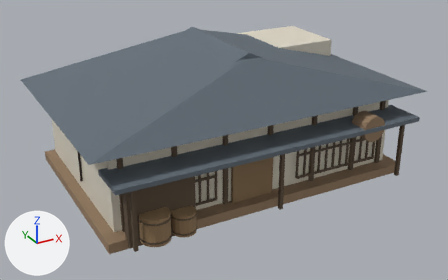
One commit to the Blender file godot/assets/blender/sources/asset_proof_sake_shop.blend: the scene before it, then after it.
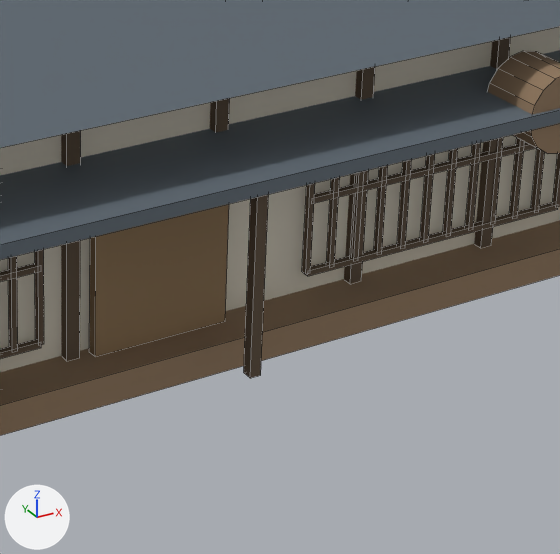
Each version appears first whole from a 50 mm lens placed at (-10.91, -20.29, 11.22), pointed at (-0.16, -0.74, 1.45), and next in a close-up on the part from 46% to 83% of the width and 34% to 94% of the height. Every picture has the same lights, and +X, +Y and +Z are marked at lower left. The first two pictures are the older version. The close-ups show mesh edges as thin lines.

Names of what the first close-up shows: 'asset_proof_sake_shop'.
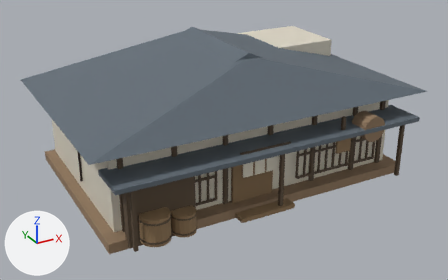
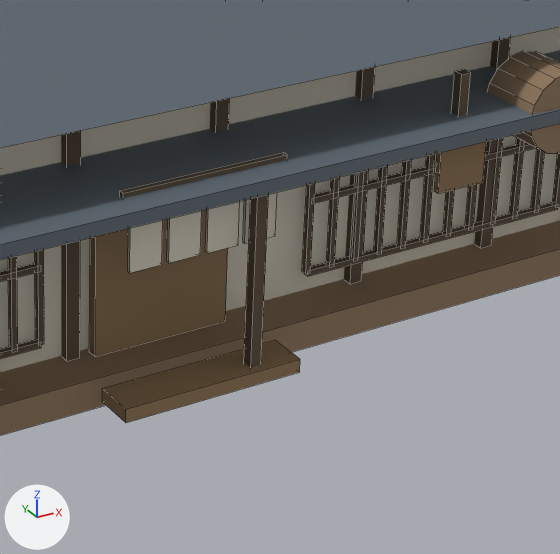
The change, as a list of edits to the scene's bpy script:
```text
Change me_立方體:
    used by ob_asset_proof_sake_shop; location = (0.0, 0.0, 0.0)
    remove me_立方體.from_pydata(...)  # 646 vertices, 442 faces; spans x -6.6..6.6, y -4.91..4.45, z 0.0..5.3
    add me_立方體.from_pydata(...)  # 710 vertices, 490 faces; spans x -6.6..6.6, y -4.91..4.45, z 0.0..5.3
    me_立方體 part 1: a new loose piece, a box spanning x -1.47..-1.09, y -4.447..-4.412, z 1.77..2.59, in mat_plaster (pale yellow #ddd6c5)
    me_立方體 part 2: a new loose piece, a box spanning x -1.01..-0.63, y -4.447..-4.412, z 1.77..2.59, in mat_plaster (pale yellow #ddd6c5)
    me_立方體 part 3: a new loose piece, a box spanning x -0.55..-0.17, y -4.447..-4.412, z 1.77..2.59, in mat_plaster (pale yellow #ddd6c5)
    me_立方體 part 4: a new loose piece, a box spanning x -0.09..0.29, y -4.447..-4.412, z 1.77..2.59, in mat_plaster (pale yellow #ddd6c5)
    me_立方體 part 5: a new loose piece, a box spanning x -1.565..0.385, y -4.465..-4.395, z 2.575..2.685, in mat_wood (brown #5d4d3c)
    me_立方體 part 6: a new loose piece, a box spanning x 2.66..2.78, y -4.4..-4.28, z 2.01..3.11, in mat_wood (brown #5d4d3c)
    me_立方體 part 7: a new loose piece, a box spanning x 2.41..3.03, y -4.465..-4.395, z 1.79..2.57, in mat_wood_lt (brown #907655)
    me_立方體 part 8: a new loose piece, a box spanning x -1.65..0.5, y -4.72..-4.24, z 0.22..0.38, in mat_wood_lt (brown #907655)
```

Pixel boxes (x1, y1, x2, y2) of what changed, in the close-ups (560 x 554 px):
part 1 of me_立方體, added (pale yellow): after (128, 220, 163, 273)
part 2 of me_立方體, added (pale yellow): after (167, 211, 202, 263)
part 3 of me_立方體, added (pale yellow): after (205, 201, 240, 253)
part 4 of me_立方體, added (pale yellow): after (243, 192, 277, 244)
part 5 of me_立方體, added (brown): after (120, 152, 287, 198)
part 6 of me_立方體, added (brown): after (451, 69, 471, 116)
part 7 of me_立方體, added (brown): after (434, 141, 487, 193)
part 8 of me_立方體, added (brown): after (102, 340, 300, 423)
